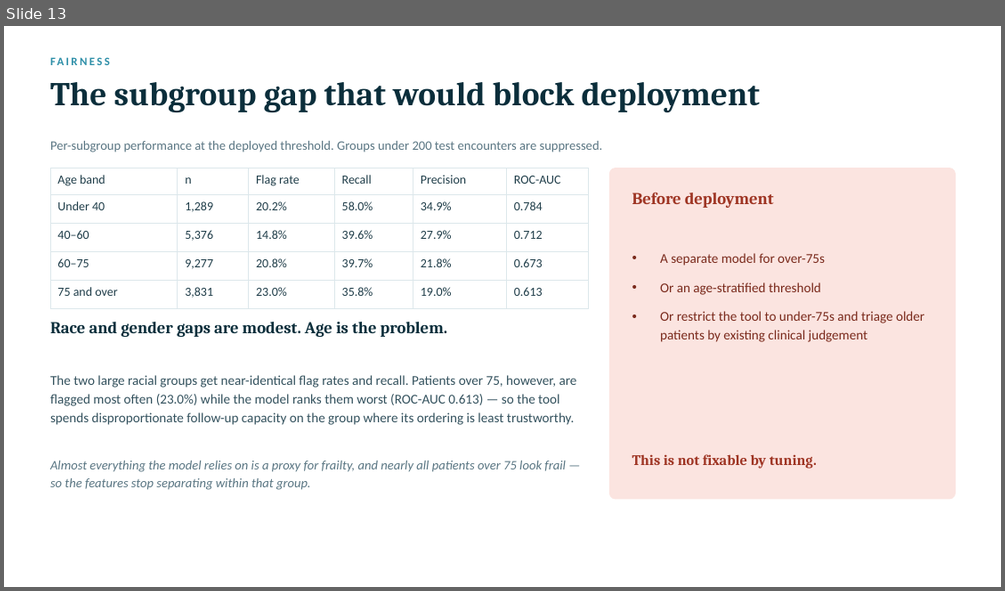
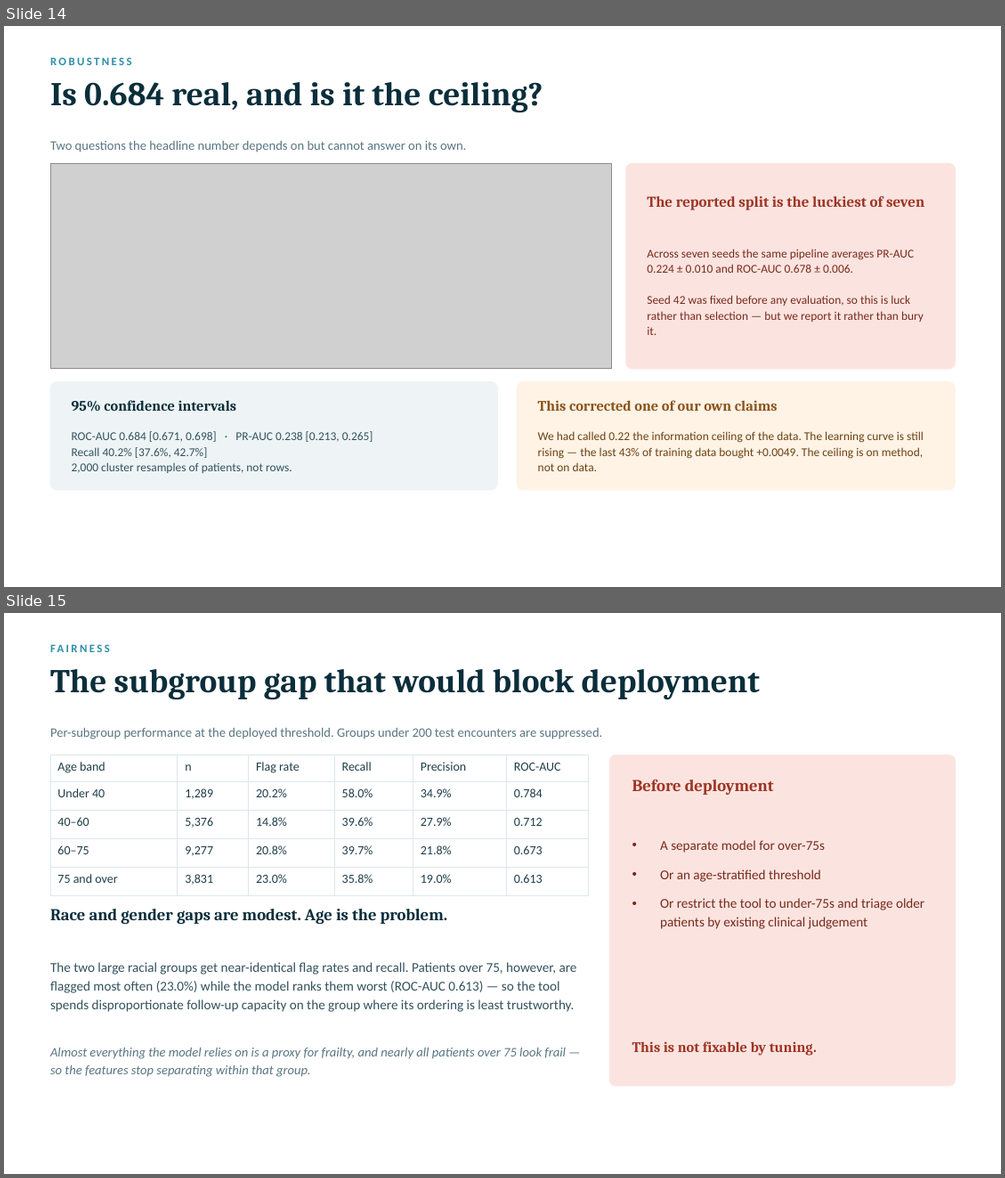
Before and after one commit to sgoel2be24-cyber/hospital-readmission-risk, a slide deck: ML_Bubble_2026_Readmission_Risk.pptx. Shown one above the other, each under a label of ours: slide 13 before the commit, slides 14 and 15 after it. The pictures are 1005x591 and 1005x1178 pixels, drawn with LibreOffice and Linux fonts; fonts in the diff are those of the drawing; grey boxes stand for pictures. Boxes give left, top, right and bottom in pixels: in the first picture for what was removed or moved away, otherwise in the second. Text is boxed around its words. In the diff, an @@ line names an element or a change of style, - is before the commit and + after.

```diff
--- a/ML_Bubble_2026_Readmission_Risk.pptx
+++ b/ML_Bubble_2026_Readmission_Risk.pptx
@@ slide 14 added at (x1=4, y1=26, x2=1001, y2=587), background #FFFFFF @@
@@ text added at (x1=50, y1=57, x2=132, y2=65), 11 pt, text #2E8FA8, bold @@
+ROBUSTNESS
@@ text added at (x1=50, y1=82, x2=543, y2=113), 32 pt, text #0B2E3B, bold @@
+Is 0.684 real, and is it the ceiling?
@@ text added at (x1=50, y1=141, x2=466, y2=152), 12.5 pt, text #5A7683 @@
+Two questions the headline number depends on but cannot answer on its own.
@@ picture added at (x1=50, y1=164, x2=611, y2=369) @@
@@ rounded rectangle added at (x1=626, y1=164, x2=955, y2=369), fill #FBE4E0, outline #FBE4E0 1 pt @@
@@ text added at (x1=647, y1=196, x2=924, y2=210), 14.5 pt, text #9E3423, bold @@
+The reported split is the luckiest of seven
@@ text added at (x1=647, y1=248, x2=923, y2=335), 11.5 pt, text #7A2A1C @@
+Across seven seeds the same pipeline averages PR-AUC 0.224 ± 0.010 and ROC-AUC 0.678 ± 0.006.
+Seed 42 was fixed before any evaluation, so this is luck rather than selection — but we report it rather than bury it.
@@ rounded rectangle added at (x1=50, y1=382, x2=498, y2=490), fill #EEF4F6, outline #EEF4F6 1 pt @@
@@ rounded rectangle added at (x1=517, y1=382, x2=955, y2=490), fill #FFF3E6, outline #FFF3E6 1 pt @@
@@ text added at (x1=72, y1=400, x2=237, y2=411), 14 pt, text #0B2E3B, bold @@
+95% confidence intervals
@@ text added at (x1=538, y1=400, x2=777, y2=410), 14 pt, text #8A5217, bold @@
+This corrected one of our own claims
@@ text added at (x1=72, y1=431, x2=373, y2=473), 11.5 pt, text #34525E @@
+ROC-AUC 0.684 [0.671, 0.698] · PR-AUC 0.238 [0.213, 0.265]
+Recall 40.2% [37.6%, 42.7%]
+2,000 cluster resamples of patients, not rows.
@@ text added at (x1=538, y1=431, x2=923, y2=471), 11.5 pt, text #6B4213 @@
+We had called 0.22 the information ceiling of the data. The learning curve is still rising — the last 43% of training data bought +0.0049. The ceiling is on method, not on data.
@@ what was slide 13 is now slide 15 @@
```
Also in this commit, not shown: 2 slides changed, 2 other slides added, 25 other files.
